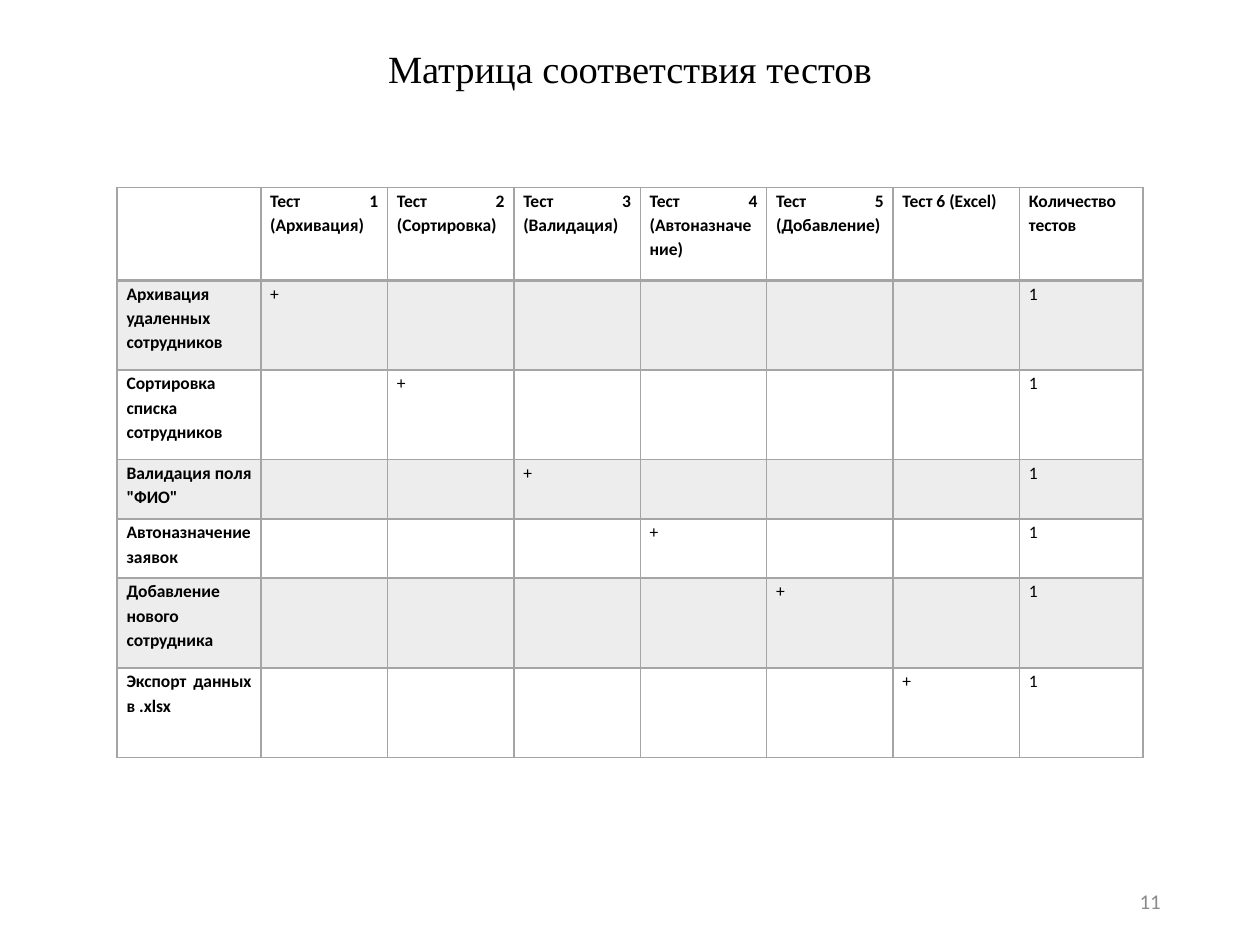
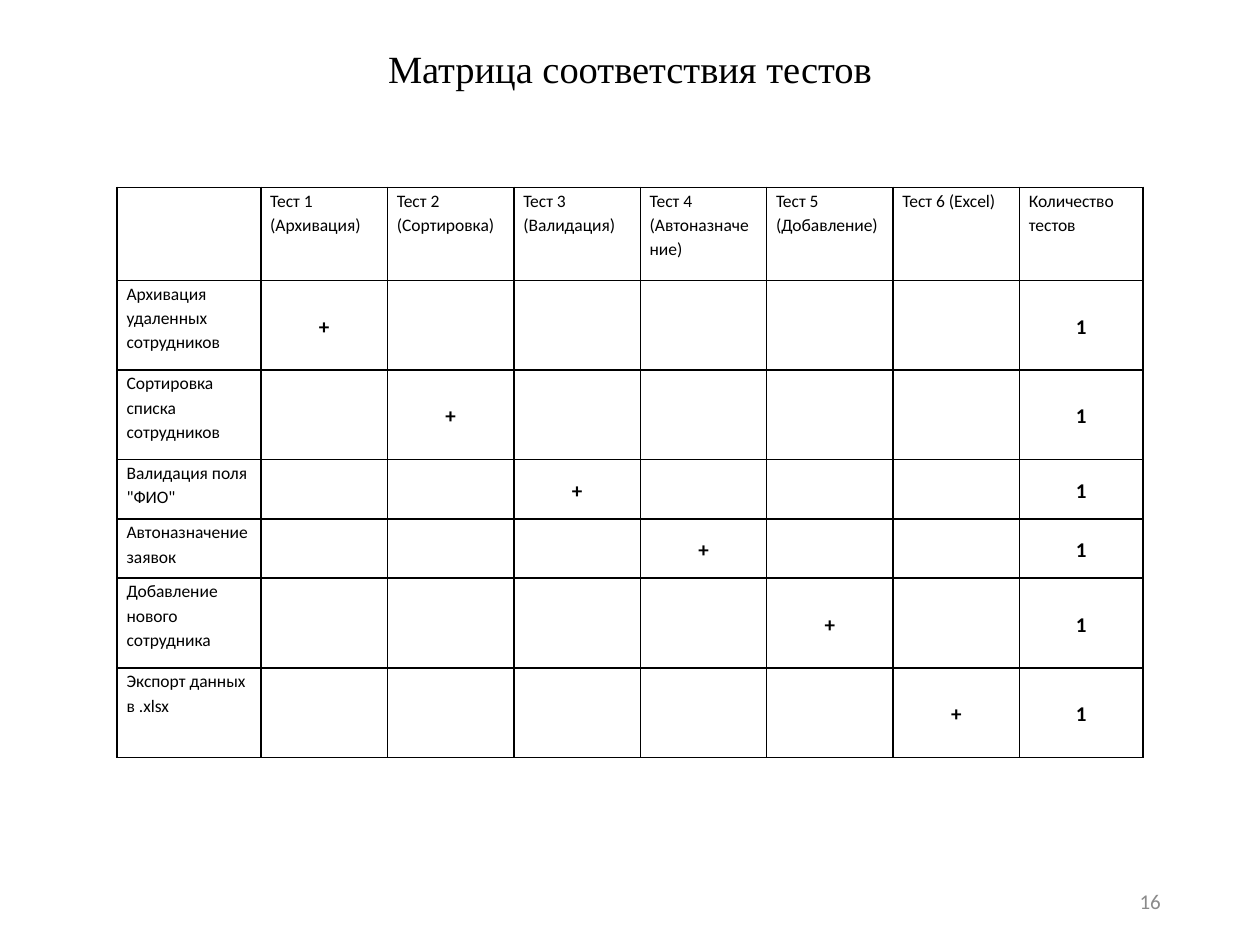
Before and after one commit to LavruhinMax/Diplom, a slide deck: slide 16 of doc/Презентация.pptx (slide 11 before the commit). Drawn at 1260x945 pixels with LibreOffice and Linux fonts; fonts in the diff are those of the drawing. Boxes give left, top, right and bottom in pixels: in the first picture for what was removed or moved away, otherwise in the second. Text is boxed around its words. In the diff, an @@ line names an element or a change of style, - is before the commit and + after.

```diff
--- a/doc/Презентация.pptx
+++ b/doc/Презентация.pptx
@@ table at (x1=117, y1=188, x2=1142, y2=759) @@
@@ fill #A5A5A5 at 20% opacity to none in 9 cells @@
@@ bold off @@
@@ size 10 to 12 pt, bold on in "+", "1", "+", "1" and 8 more places @@
@@ alignment justified to left @@
@@ alignment justified to centre @@
@@ borders changed @@
@@ page number at (x1=1140, y1=895, x2=1161, y2=909): text changed @@
-11
+16
```
Also in this commit, not shown: 4 other slides changed, 5 slides added, 13 other files.
